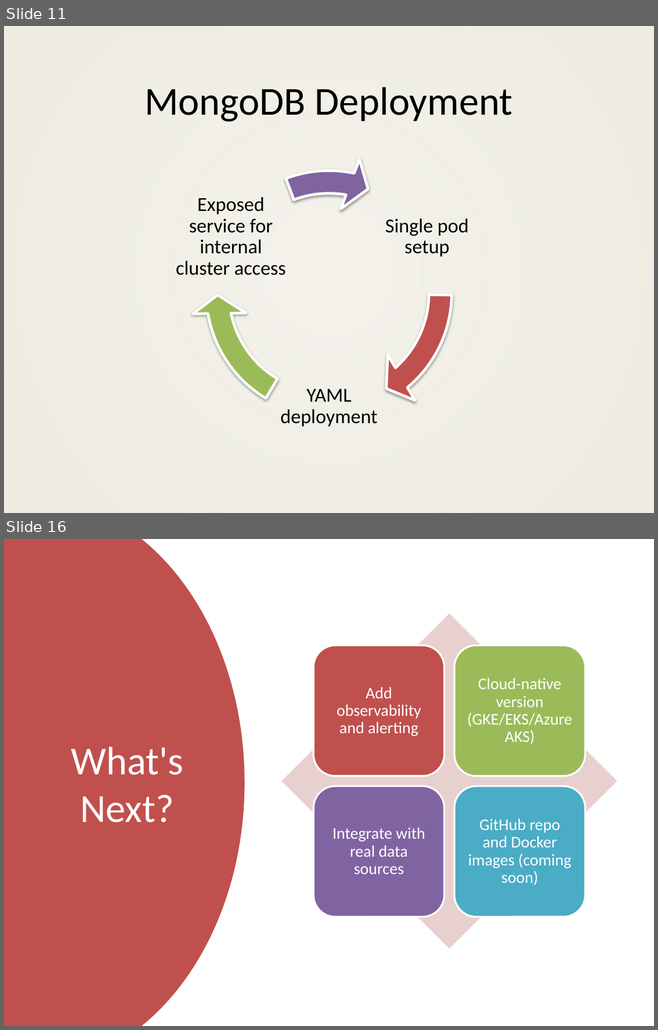
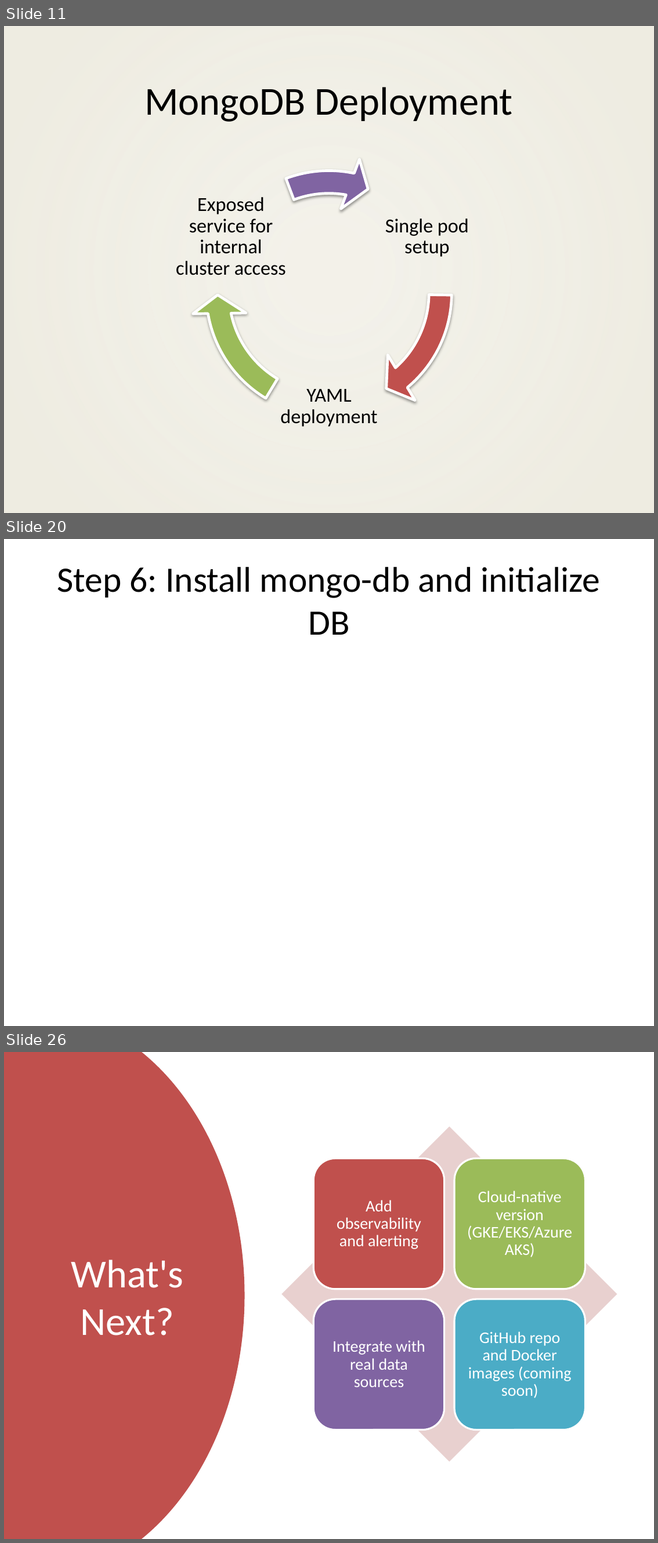
Before and after one commit to rahulsidpatil/go-k8s-data-pipeline, a slide deck: ppt-artifacts/go_k8s_data_pipeline_updated.pptx. Shown one above the other, each under a label of ours: slides 11 and 16 before the commit, slides 11, 20 and 26 after it; the slides between them are not shown. The pictures are 658x1030 and 658x1543 pixels, drawn with LibreOffice and Linux fonts; fonts in the diff are those of the drawing; background and template pictures are left out. Boxes give left, top, right and bottom in pixels: in the first picture for what was removed or moved away, otherwise in the second. Text is boxed around its words. In the diff, an @@ line names an element or a change of style, - is before the commit and + after.

```diff
--- a/ppt-artifacts/go_k8s_data_pipeline_updated.pptx
+++ b/ppt-artifacts/go_k8s_data_pipeline_updated.pptx
@@ slide 20 added at (4, 539, 654, 1026), background #FFFFFF @@
@@ title added at (57, 567, 600, 635), 39.6 pt, text #000000 @@
+Step 6: Install mongo-db and initialize DB
@@ what was slide 16 is now slide 26 @@
```
Also in this commit, not shown: 5 slides changed, 9 other slides added, 2 other files.
